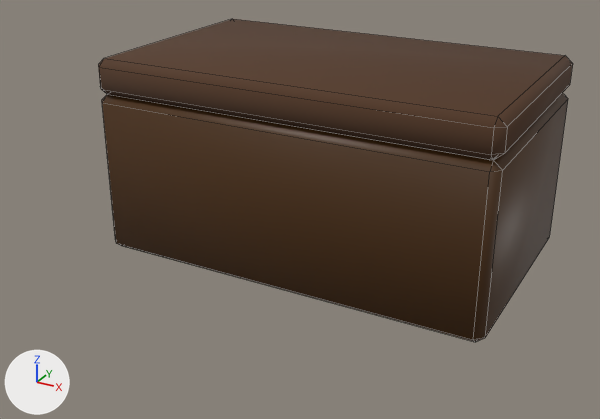
Renders of the FBX model Assets/Arts/Modeling/Assets/Bau.fbx from each side of a commit.
The view is the same before and after, from a 50 mm lens placed at (1.115, -1.968, 1.229), pointed at (-0.012, 0.082, 0.204). The axes (+X, +Y, +Z) are drawn at lower left. The lights are the same throughout. Mesh edges are drawn as thin lines on the coarser meshes. Where no turn or scale is listed for an object, it has been applied to the vertices.
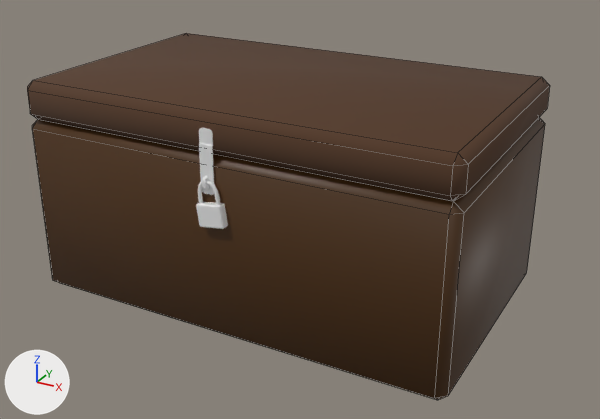
Where the newer file only moved an object's origin or applied its transform, the numbers keep the older frame.

Boxes [x1, y1, x2, y2] around the edits, measured in the pictures (600 x 419 px):
'Cube.004', mesh moved
    before: [102, 93, 568, 342]
    after: [32, 118, 545, 400]
'Cube.005', mesh moved
    before: [98, 19, 573, 160]
    after: [27, 33, 550, 201]

The change, as a list of edits to the scene's bpy script:
```text
Change me_cube_001:
    where me_cube_001.from_pydata(...)  # 48 vertices, 54 faces; spans x -0.634..0.634, y -0.381..0.381, z 0.0..0.521
    used by ob_cube_004; location = (0.0, 0.29, 0.002)
    me_cube_001 part 1: the whole mesh is moved by (0.0, -0.291, 0.0)
Change me_cube_006:
    where me_cube_006.from_pydata(...)  # 48 vertices, 54 faces; spans x -0.634..0.634, y -0.738..0.024, z 0.0..0.111
    used by ob_cube_005; location = (0.0, 0.646, 0.523)
    me_cube_006 part 2: the whole mesh is moved by (0.0, -0.291, 0.0)
```
